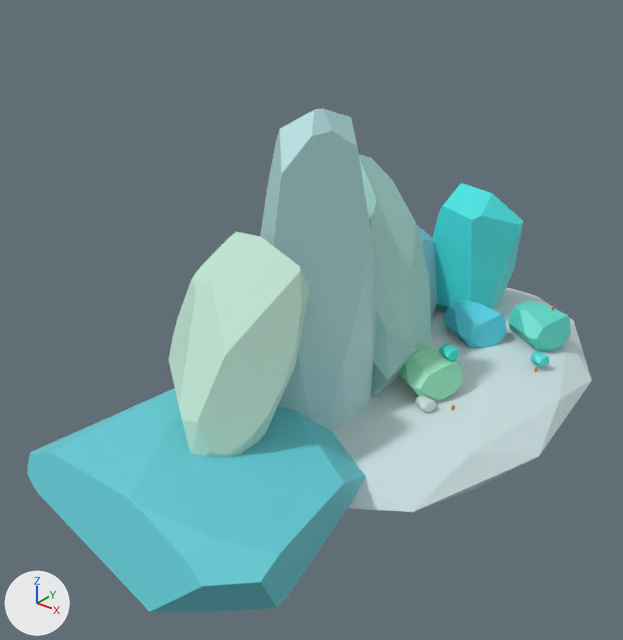
Two versions of the FBX model swpp_team03/Assets/Modeling/asset-rocks/rockwall2.fbx, one commit apart.
The view is the same before and after, from a 50 mm lens placed at (16.1, -26.8, 14.2), pointed at (-1.3, -5.0, 0.7). The lights are fixed; the arrows at lower left show +X, +Y and +Z. Where no turn or scale is listed for an object, it has been applied to the vertices.
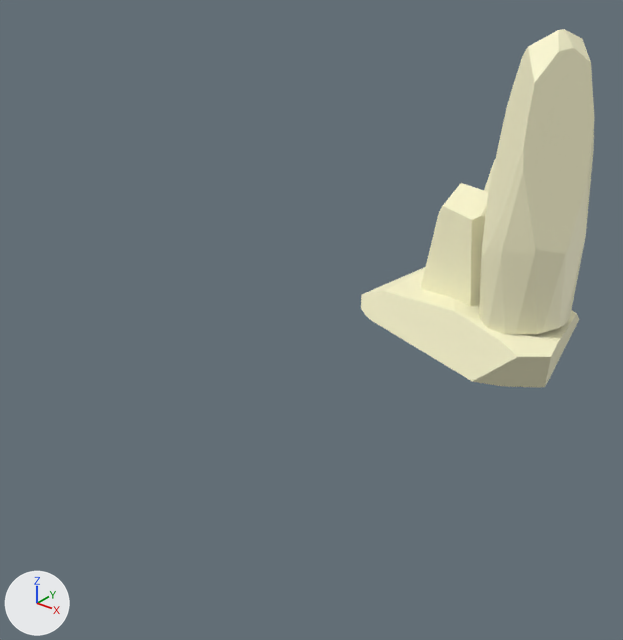
The newer file is also turned or shifted as a whole; pictures and numbers use the older file's frame.

Pixel boxes [x1, y1, x2, y2] of what changed, in the pictures (623 x 640 px):
'Icosphere.006', deleted (cyan): before [28, 388, 366, 612]
'Icosphere.002', deleted: before [332, 288, 592, 512]
'Icosphere.017', added (beige): after [479, 29, 594, 335]
'Icosphere', deleted (cyan): before [260, 108, 377, 431]
'Icosphere.011', deleted: before [168, 232, 309, 457]
'Icosphere.018', added (beige): after [361, 267, 579, 388]
'Icosphere.004', deleted (cyan): before [359, 154, 431, 397]
'Icosphere.003', recoloured (cyan to beige): [421, 183, 523, 313] in both
'Icosphere.009', deleted (green): before [398, 343, 462, 402]
'Icosphere.010', deleted (cyan): before [509, 301, 571, 352]
'Icosphere.005', deleted (cyan): before [444, 299, 506, 348]
'Icosphere.001', deleted (cyan): before [417, 225, 437, 318]
'Icosphere.008', deleted: before [415, 396, 436, 413]
'Icosphere.012', deleted: before [439, 344, 459, 361]
'Icosphere.015', deleted: before [530, 351, 549, 367]
'Icosphere.016', added: after [484, 160, 495, 192]

The change in detail:
Material 'Material.001' (mat_material_001) changes colour from cyan #46e7e7 to beige #fffbd3; in linear values from (0.0616, 0.8, 0.8) to (1.0, 0.961, 0.652).
Material 'Material.009' (mat_material_009) changes colour from green #c2e7d6 to beige #fffbd3; in linear values from (0.542, 0.799, 0.669) to (1.0, 0.961, 0.652).
Material 'Material' (mat_material) changes colour from white #d1e5e7 to beige #fffbd3; in linear values from (0.64, 0.787, 0.8) to (1.0, 0.961, 0.652).
Material 'Material.002' (mat_material_002) changes colour from cyan #60dbcb to beige #fffbd3; in linear values from (0.117, 0.709, 0.598) to (1.0, 0.961, 0.652).
me_icosphere_003 has 43 vertices, 29 faces and spans x -2.07..1.72, y -2.32..2.52, z -3.6..2.65.
me_icosphere_003 no longer uses material mat_material_001 (cyan #46e7e7).
me_icosphere_003 now uses material mat_material (beige #fffbd3).
Mesh me_icosphere_018 is new.
It has 65 vertices, 36 faces and spans x -5.74..3.08, y -3.89..6.31, z -3.01..0.35.
It uses material mat_material_002 (beige #fffbd3).
Mesh me_icosphere_017 is new.
It has 73 vertices, 52 faces and spans x -0.58..2.73, y -3.14..1.87, z -0.56..11.23.
It uses material mat_material_001 (beige #fffbd3).
Mesh me_icosphere_025 is new.
It has 80 vertices, 49 faces and spans x -3.41..0.55, y 0.15..6.2, z -1.52..6.18.
It uses material mat_material_009 (beige #fffbd3).
Object 'Icosphere.001' (ob_icosphere_001) is deleted.
Object 'Icosphere.011' (ob_icosphere_011) is deleted.
Object 'Icosphere.005' (ob_icosphere_005) is deleted.
Object 'Icosphere' (ob_icosphere) is deleted.
Object 'Icosphere.002' (ob_icosphere_002) is deleted.
Object 'Icosphere.006' (ob_icosphere_006) is deleted.
Object 'Icosphere.012' (ob_icosphere_012) is deleted.
Object 'Icosphere.008' (ob_icosphere_008) is deleted.
Object 'Icosphere.010' (ob_icosphere_010) is deleted.
Object 'Icosphere.015' (ob_icosphere_015) is deleted.
Object 'Icosphere.009' (ob_icosphere_009) is deleted.
Object 'Icosphere.004' (ob_icosphere_004) is deleted.
Object 'Icosphere.018' (ob_icosphere_018) is new; it shows me_icosphere_018.
Its location is (1.67, 4.76, -1.19).
Object 'Icosphere.017' (ob_icosphere_017) is new; it shows me_icosphere_017.
Its location is (1.67, 4.76, -1.19).
Object 'Icosphere.016' (ob_icosphere_016) is new; it shows me_icosphere_025.
Its location is (1.67, 4.76, -1.19).
